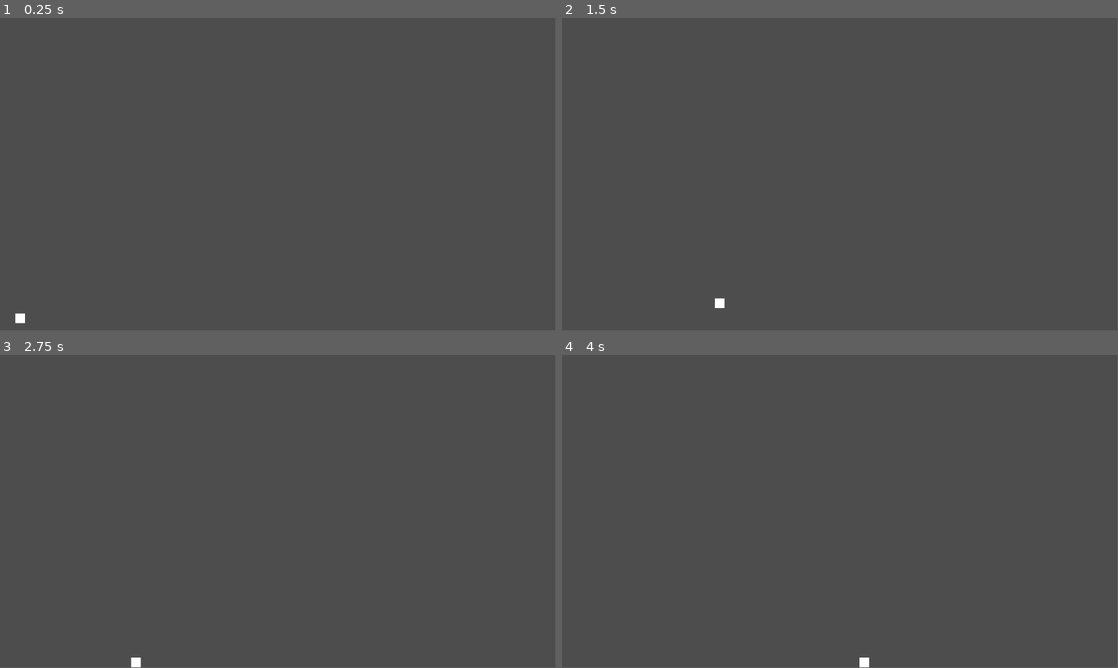
Above: before the commit, frames 1-4 (two rows, left to right).
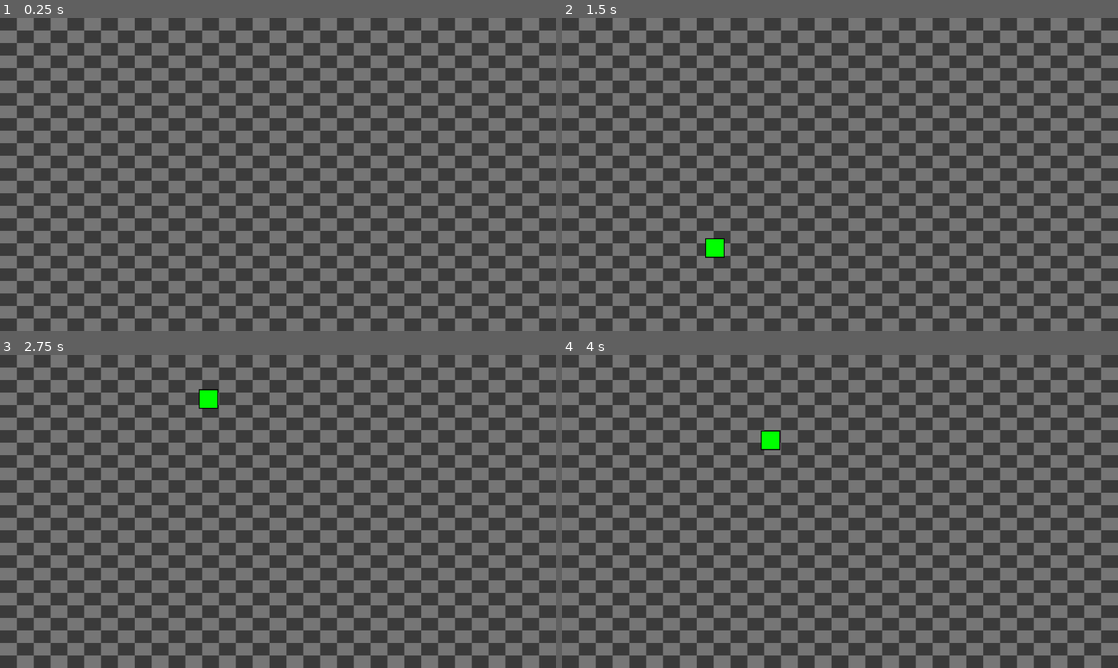
Above: after the commit, the same moments.

Repository: codedpalette/jetpack-joyride
Game: Godot game, scene res://main.tscn
Same seed, same stepped clock (60 frames per second), same inputs: the game is played once before the commit and once after it.
Inputs:
- Up to frame 1 (0.25 s): no input
- Up to frame 2 (1.5 s): tap Enter (ui_accept) at 0.5, 1.35 s; hold Enter (ui_accept) 0.53-1.28 s; hold Right (ui_right) from 0.53 s (still down)
- Up to frame 3 (2.75 s): tap Enter (ui_accept) at 1.52, 1.82 s; release Right (ui_right) at 2.03 s; hold Left (ui_left) from 2.03 s (still down); hold Enter (ui_accept) from 2.03 s (still down)
- Up to frame 4 (4 s): release Left (ui_left) at 2.78 s; release Enter (ui_accept) at 2.78 s; hold Right (ui_right) from 2.78 s (still down); tap Enter (ui_accept) at 2.85, 3.02, 3.32, 3.5 s; hold Enter (ui_accept) from 3.53 s (still down)
In our replay, the window is 799x449 before the commit and 800x450 after it. These sizes can differ from the game's own. Grey fills any space a smaller window leaves; there, only what the larger window draws over its background counts as a difference.

The runs differ from the first frame. In frame 1, 49% of the frame differs, in the area x 0-100%, y 0-100%; in frame 2, 49%; in frame 3, 49%; in frame 4, 49%.

Commit message:
Simple background and player controller

Diff:
--- a/entities/bounds.tscn
+++ b/entities/bounds.tscn
@@ -1,9 +1,16 @@
 [gd_scene format=3 uid="uid://us1jfwum4tfa"]
 
+[sub_resource type="WorldBoundaryShape2D" id="WorldBoundaryShape2D_q12js"]
+distance = -600.0
+
 [sub_resource type="WorldBoundaryShape2D" id="WorldBoundaryShape2D_esejr"]
-distance = -648.0
+normal = Vector2(0, 1)
+distance = 75.0
 
 [node name="Bounds" type="StaticBody2D" unique_id=933791999]
 
 [node name="Floor" type="CollisionShape2D" parent="." unique_id=788966207]
+shape = SubResource("WorldBoundaryShape2D_q12js")
+
+[node name="Ceiling" type="CollisionShape2D" parent="." unique_id=407226828]
 shape = SubResource("WorldBoundaryShape2D_esejr")
--- a/entities/player.gd
+++ b/entities/player.gd
@@ -4,8 +4,12 @@
 const SPEED = 300.0
 const JUMP_VELOCITY = -400.0
 
+@onready var collision_shape: CollisionShape2D = $CollisionShape2D
+
 func _draw() -> void:
-    draw_rect(Rect2(-10, -10, 20, 20), Color.WHITE)
+    var rect = collision_shape.shape.get_rect()
+    draw_rect(rect, Color.GREEN)
+    draw_rect(rect, Color.BLACK, false, 2.0)
 
 
 func _physics_process(delta: float) -> void:
@@ -14,15 +18,12 @@
         velocity += get_gravity() * delta
 
     # Handle jump.
-    if Input.is_action_just_pressed("ui_accept") and is_on_floor():
-        velocity.y = JUMP_VELOCITY
+    if Input.is_action_pressed("ui_accept"):
+        velocity.y = JUMP_VELOCITY # TODO: Acceleration
 
-    # Get the input direction and handle the movement/deceleration.
-    # As good practice, you should replace UI actions with custom gameplay actions.
-    var direction := Input.get_axis("ui_left", "ui_right")
-    if direction:
-        velocity.x = direction * SPEED
+    # Move until reaching fixed position, afterwards the background will move.
+    if position.x < 0:
+        velocity.x = SPEED
     else:
-        velocity.x = move_toward(velocity.x, 0, SPEED)
-
+        velocity.x = 0
     move_and_slide()
--- a/entities/player.tscn
+++ b/entities/player.tscn
@@ -3,6 +3,7 @@
 [ext_resource type="Script" uid="uid://4cm05olet3ja" path="res://entities/player.gd" id="1_4flbx"]
 
 [sub_resource type="RectangleShape2D" id="RectangleShape2D_onrkg"]
+size = Vector2(40, 40)
 
 [node name="Player" type="CharacterBody2D" unique_id=178078443]
 script = ExtResource("1_4flbx")
--- a/main.tscn
+++ b/main.tscn
@@ -2,12 +2,24 @@
 
 [ext_resource type="PackedScene" uid="uid://mtpnkklibq40" path="res://entities/player.tscn" id="1_ig7tw"]
 [ext_resource type="PackedScene" uid="uid://us1jfwum4tfa" path="res://entities/bounds.tscn" id="2_0xm2m"]
+[ext_resource type="Texture2D" uid="uid://cgwcw6v0v42mh" path="res://background.jpg" id="3_h2yge"]
 
 [node name="Main" type="Node" unique_id=1117450360]
 
 [node name="World" type="Node2D" parent="." unique_id=404956370]
 
-[node name="Player" parent="World" unique_id=178078443 instance=ExtResource("1_ig7tw")]
-position = Vector2(42, 594)
+[node name="Bounds" parent="World" unique_id=933791999 instance=ExtResource("2_0xm2m")]
 
-[node name="Bounds" parent="World" unique_id=933791999 instance=ExtResource("2_0xm2m")]
+[node name="PlayerPosition" type="Node2D" parent="World" unique_id=1956690177]
+position = Vector2(450, 540)
+
+[node name="Player" parent="World/PlayerPosition" unique_id=178078443 instance=ExtResource("1_ig7tw")]
+position = Vector2(-570, 0)
+
+[node name="Background" type="Sprite2D" parent="World" unique_id=2088609467]
+modulate = Color(1, 1, 1, 0.23529412)
+z_index = -1
+texture_repeat = 2
+scale = Vector2(0.74999994, 0.55693066)
+texture = ExtResource("3_h2yge")
+centered = false
--- a/project.godot
+++ b/project.godot
@@ -15,6 +15,11 @@
 config/features=PackedStringArray("4.6", "GL Compatibility")
 config/icon="res://icon.svg"
 
+[display]
+
+window/size/viewport_width=1200
+window/size/viewport_height=675
+
 [physics]
 
 3d/physics_engine="Jolt Physics"
Binary file added: background.jpg
Not shown, added: background.jpg.import
